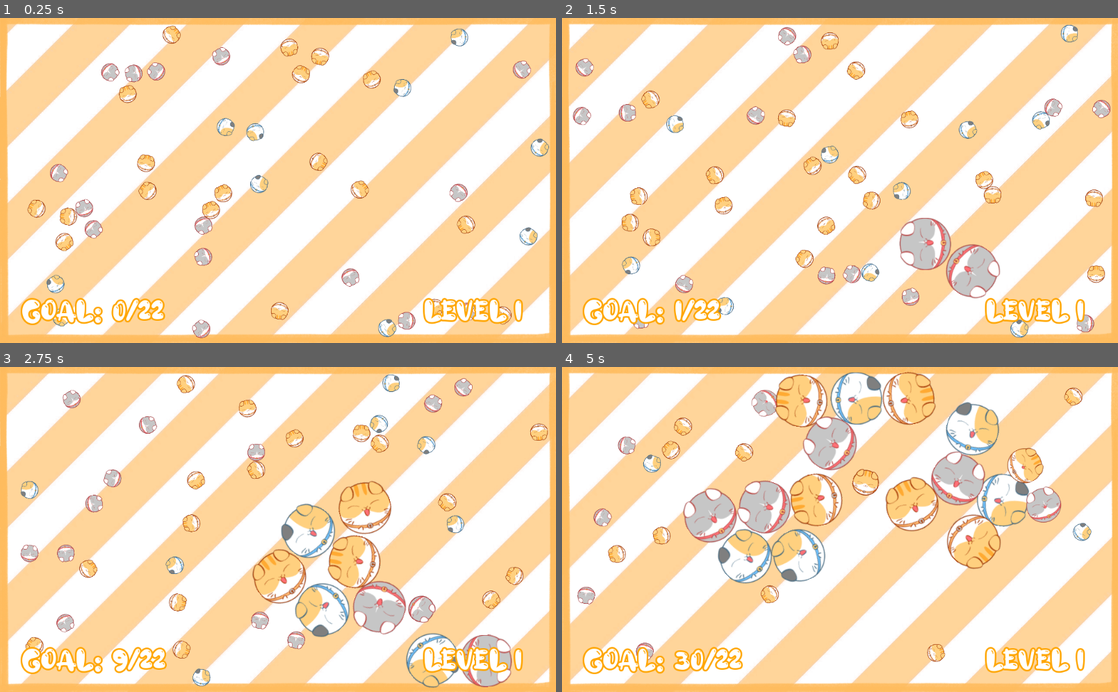
Above: before the commit, frames 1-4 (two rows, left to right).
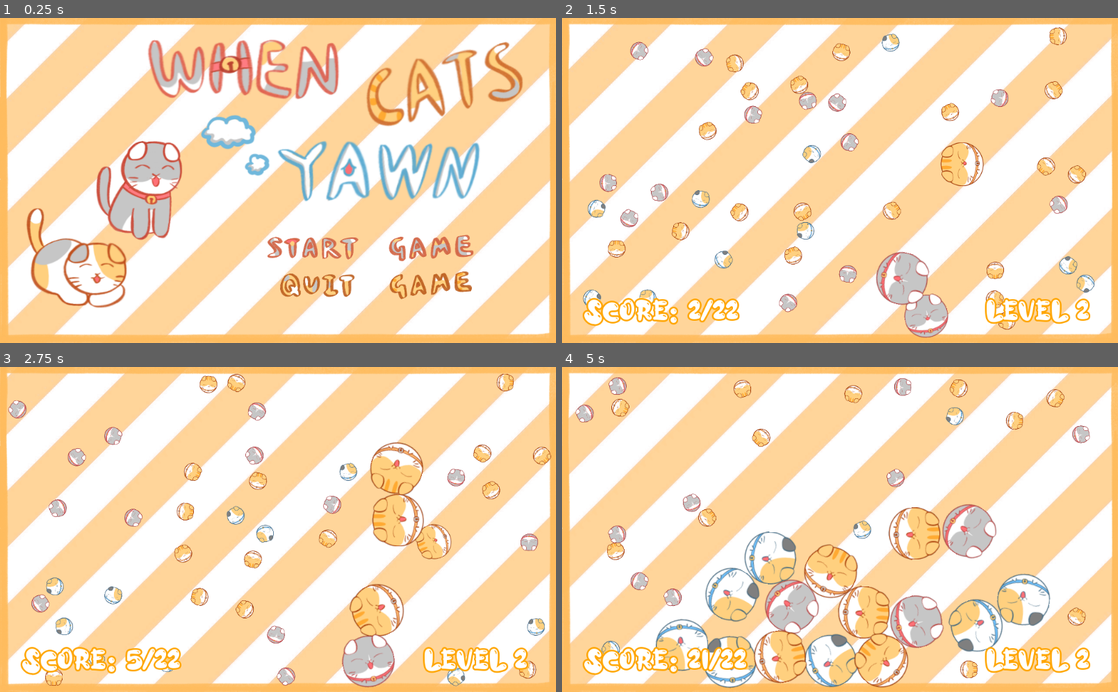
Above: after the commit, the same moments.

Repository: thecatinbox/AGJ2021_Chain_Effect
Game: Godot game, scene res://Scene/StartScene.tscn
The game is run twice, just before and just after one commit, with the same random seed, the same clock (stepped at 60 frames per second) and the same inputs. Before the commit the project starts from res://Scene/Scene.tscn. Sound files missing from this copy of the repository are replaced by a short silence.
Inputs (mouse positions are in pixels of both pictures, inside the frame that each line leads up to):
- Up to frame 1 (0.25 s): no input
- Up to frame 2 (1.5 s): click (934, 248) at 0.52 s; move the mouse to (962, 164) at 1.27 s; click (962, 164) at 1.42 s
- Up to frame 3 (2.75 s): move the mouse to (166, 545) at 2.02 s; click (166, 545) at 2.17 s
- Up to frame 4 (5 s): move the mouse to (895, 458) at 2.77 s; click (895, 458) at 2.92 s; move the mouse to (812, 594) at 3.52 s; click (812, 594) at 3.67 s; move the mouse to (1006, 578) at 4.27 s; click (1006, 578) at 4.42 s

The runs differ from the first frame. In frame 1, 35% of the frame differs, in the area x 1-99%, y 1-99%; in frame 2, 42%; in frame 3, 46%; in frame 4, 54%, in the area x 0-99%, y 1-99%.

Commit message:
fix scence change

Diff:
--- /dev/null
+++ b/Scene/StartScene.tscn
@@ -0,0 +1,53 @@
+[gd_scene load_steps=7 format=2]
+
+[ext_resource path="res://Script/Scene.gd" type="Script" id=1]
+[ext_resource path="res://Image/Title.png" type="Texture" id=2]
+[ext_resource path="res://Image/StartButton.png" type="Texture" id=3]
+[ext_resource path="res://Image/QuitButton.png" type="Texture" id=4]
+[ext_resource path="res://Image/Rect.png" type="Texture" id=6]
+
+[sub_resource type="AnimatedTexture" id=1]
+
+[node name="Game" type="Node2D"]
+script = ExtResource( 1 )
+
+[node name="Title" type="Sprite" parent="."]
+position = Vector2( 511.889, 299.98 )
+texture = ExtResource( 2 )
+
+[node name="Rect" type="Sprite" parent="."]
+position = Vector2( 512, 300 )
+texture = ExtResource( 6 )
+
+[node name="AudioStreamPlayer2D" type="AudioStreamPlayer2D" parent="."]
+
+[node name="StartButton" type="TextureButton" parent="."]
+anchor_left = 0.5
+anchor_top = 1.0
+anchor_right = 0.5
+anchor_bottom = 1.0
+margin_left = 492.0
+margin_top = 400.0
+margin_right = 875.0
+margin_bottom = 450.0
+texture_normal = ExtResource( 3 )
+texture_pressed = SubResource( 1 )
+texture_hover = ExtResource( 3 )
+__meta__ = {
+"_edit_use_anchors_": false
+}
+
+[node name="QuitButton" type="TextureButton" parent="."]
+margin_left = 515.378
+margin_top = 467.311
+margin_right = 873.378
+margin_bottom = 519.311
+texture_normal = ExtResource( 4 )
+texture_pressed = SubResource( 1 )
+texture_hover = ExtResource( 4 )
+__meta__ = {
+"_edit_use_anchors_": false
+}
+
+[connection signal="pressed" from="StartButton" to="." method="_on_StartButton_pressed"]
+[connection signal="pressed" from="QuitButton" to="." method="_on_QuitButton_pressed"]
--- a/Script/Circles.gd
+++ b/Script/Circles.gd
@@ -37,7 +37,6 @@
 
 
 func _physics_process(delta):
-
 	var collision = move_and_collide(velocity * delta)
 
 	if notMoving:
@@ -55,8 +54,8 @@
 
 				$AudioStreamPlayer2D.stream = sound
 				$AudioStreamPlayer2D.play()
-		else:
-			look_at(position + velocity)
+
+		look_at(position + velocity)
 
 func disappear():
 	scale = Vector2(scl, scl)
--- a/Script/Generator.gd
+++ b/Script/Generator.gd
@@ -11,7 +11,7 @@
 func _ready():
 	randomize()
 	Global.number = 2 * (randi() % 15 + 10)
-	Global.speed = randi() % 200 + 150
+	Global.speed = randi() % 200 + 100
 
 	$AudioStreamPlayer2D.stream = music
 	$AudioStreamPlayer2D.play(Global.musicPos)
--- a/Script/Scene.gd
+++ b/Script/Scene.gd
@@ -57,3 +57,11 @@
 	c.position = get_global_mouse_position()
 	c.notMoving = true
 	get_parent().add_child(c)
+
+
+
+func _on_StartButton_pressed():
+	get_tree().change_scene("res://Scene/Scene.tscn")
+
+func _on_QuitButton_pressed():
+	get_tree().quit()
--- a/Script/Score.gd
+++ b/Script/Score.gd
@@ -19,7 +19,7 @@
 
 func _draw():
 
-	text = 'Goal: ' + str(Global.score) + '/' + str(Global.number / 2)
+	text = 'Score: ' + str(Global.score) + '/' + str(Global.number / 2)
 	draw_string(dynamic_font, Vector2(20, 0), text)
 
 func _process(delta):
--- /dev/null
+++ b/Script/StartScene.gd
@@ -0,0 +1,13 @@
+extends Node2D
+
+var circle = load("res://Scene/Circles.tscn")
+var sound = preload("res://Music/meow.wav")
+
+
+# Called when the node enters the scene tree for the first time.
+func _ready():
+	pass
+
+func _process(delta):
+	OS.window_size = Vector2(1024,600)
+	# Global.audioPos = $AudioStreamPlayer2D.get_playback_position()
--- a/project.godot
+++ b/project.godot
@@ -10,14 +10,14 @@
 
 [application]
 
-config/name="When Cats Yawn"
-config/description="Drop a yawning cat with left mouse click and make as many cats yawn as possible! "
-run/main_scene="res://Scene/Scene.tscn"
+config/name="Chain_Effect"
+run/main_scene="res://Scene/StartScene.tscn"
 config/icon="res://icon.png"
 
 [autoload]
 
 Global="*res://Script/Global.gd"
+BGMusic="*res://Scene/BGMusic.tscn"
 
 [input]
 
Binary file changed: icon.png
